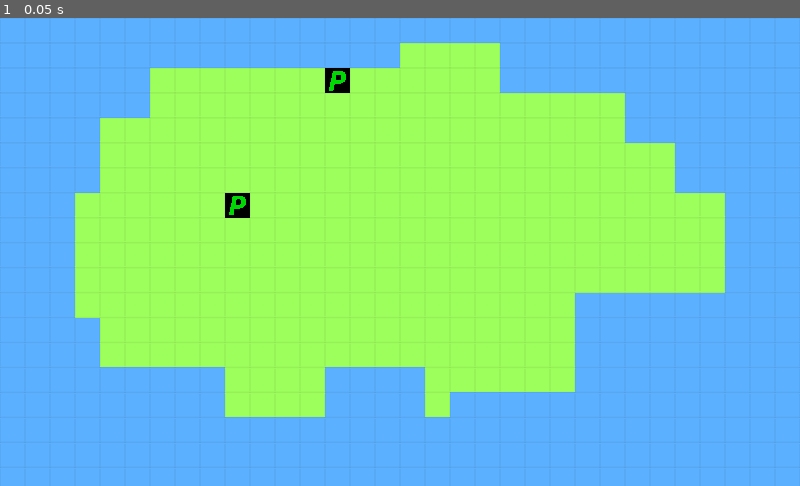
Above: before the commit, frame 1.
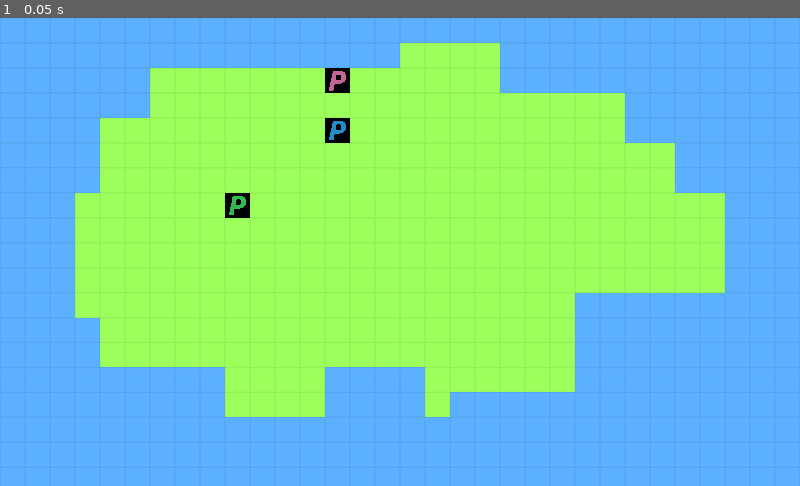
Above: after the commit, the same moment.

Repository: realkotob/Civilization-1-Godot-Prototype
Game: Godot game, scene res://Stages/World.tscn
The game is run twice, just before and just after one commit, with the same random seed, the same clock (stepped at 60 frames per second) and the same inputs.
Inputs:
- Up to frame 1 (0.05 s): no input

The runs differ from the first frame. In frame 1, 0.3% of the frame differs, in the area x 28-44%, y 11-43%.

Commit message:
Added color and civ names

Diff:
--- a/Scripts/World.gd
+++ b/Scripts/World.gd
@@ -12,8 +12,19 @@
 var current_civ: Node
 # Currently playing unit
 var current_unit: Node
+# Civilization Dictionary
+var civilizations: Dictionary = {"France" : {"color" : Color(0.148788, 0.556367, 0.777344)},
+	"Aztec" : {"color" : Color(0.188235, 0.729412, 0.309804)},
+	"America" : {"color" : Color(0.776471, 0.396078, 0.592157)},
+	"Japan" : {"color" : Color(1,1,1)},
+	"Egypt" : {"color" : Color(0.807843, 0.745098, 0.078431)},
+	"Somalia" : {"color" : Color(0.721569, 0.12549, 0.686275)},
+	"Peru" : {"color" : Color(0.679688, 0.244263, 0.244263)}
+}
 
 func _ready() -> void:
+	if civ_num > len(civilizations.keys()):
+		civ_num = len(civilizations.keys())
 	randomize()
 	init_civilizations(civ_num)
 	init_units()
@@ -22,9 +33,12 @@
 # For each civilization, initialize their nodes
 # Civ01 / Cities / Units in which every building and units are going to be added
 func init_civilizations(number_of_civs: int) -> void:
+	var possible_civs: Array = civilizations.keys()
 	for i in number_of_civs:
 		var civ_node: Node = Node.new()
-		civ_node.name = "Civ" + str(i)
+		var choosen_civ: int = randi() % len(possible_civs)
+		civ_node.name = possible_civs[choosen_civ]
+		possible_civs.remove(choosen_civ)
 		add_child(civ_node)
 		civs.append(civ_node)
 
@@ -43,6 +57,8 @@
 	for civ in civs:
 		var new_unit: Node = unit.instance()
 		var ground_cells: Array = ($Map as TileMap).get_used_cells_by_id(GROUND)
+		var values: Dictionary = civilizations.get(civ.name)
+		new_unit.modulate = values["color"]
 		new_unit.position = ($Map as TileMap).map_to_world(ground_cells[randi() % len(ground_cells)]) + Vector2(16, 16)
 		civ.get_node("Units").add_child(new_unit)
 
--- a/Stages/World.tscn
+++ b/Stages/World.tscn
@@ -38,7 +38,7 @@
 
 [node name="World" type="Node"]
 script = ExtResource( 1 )
-civ_num = 2
+civ_num = 3
 
 [node name="Map" type="TileMap" parent="."]
 tile_set = SubResource( 3 )
Binary file changed: Sprites/Player64x.png
